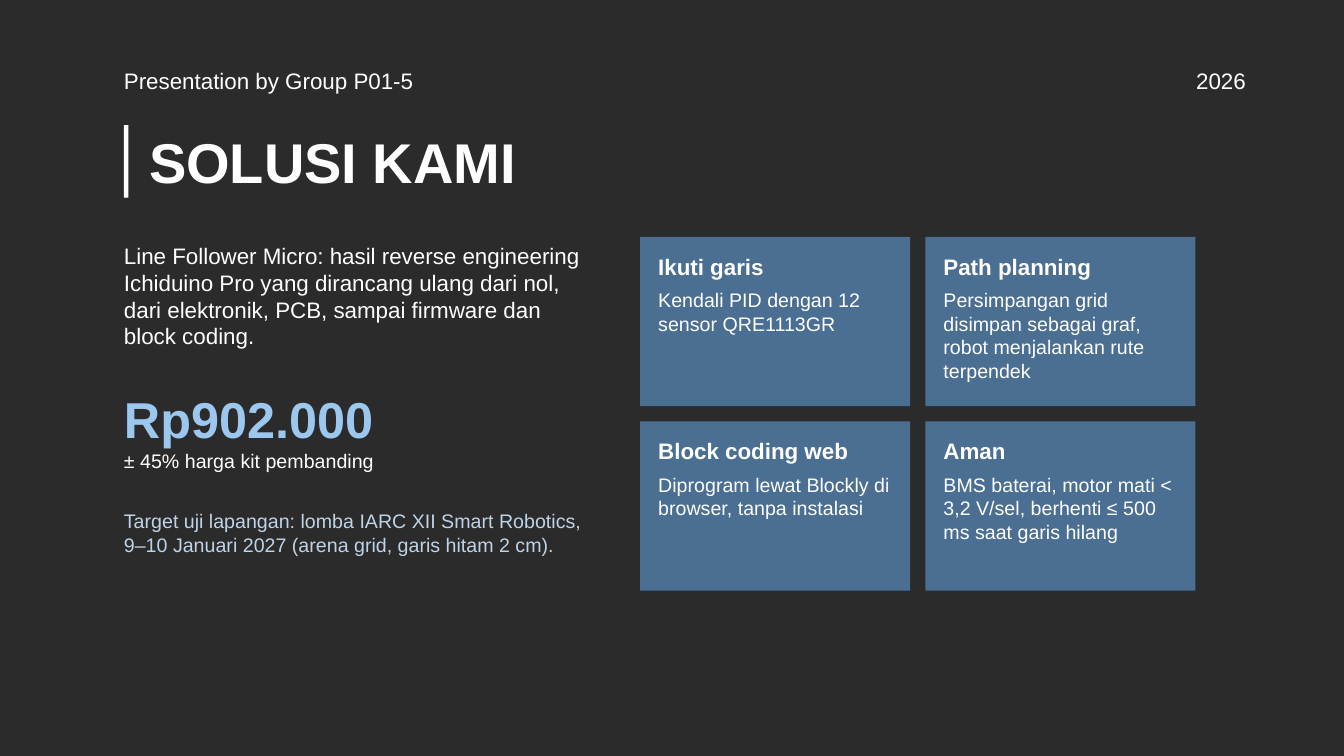
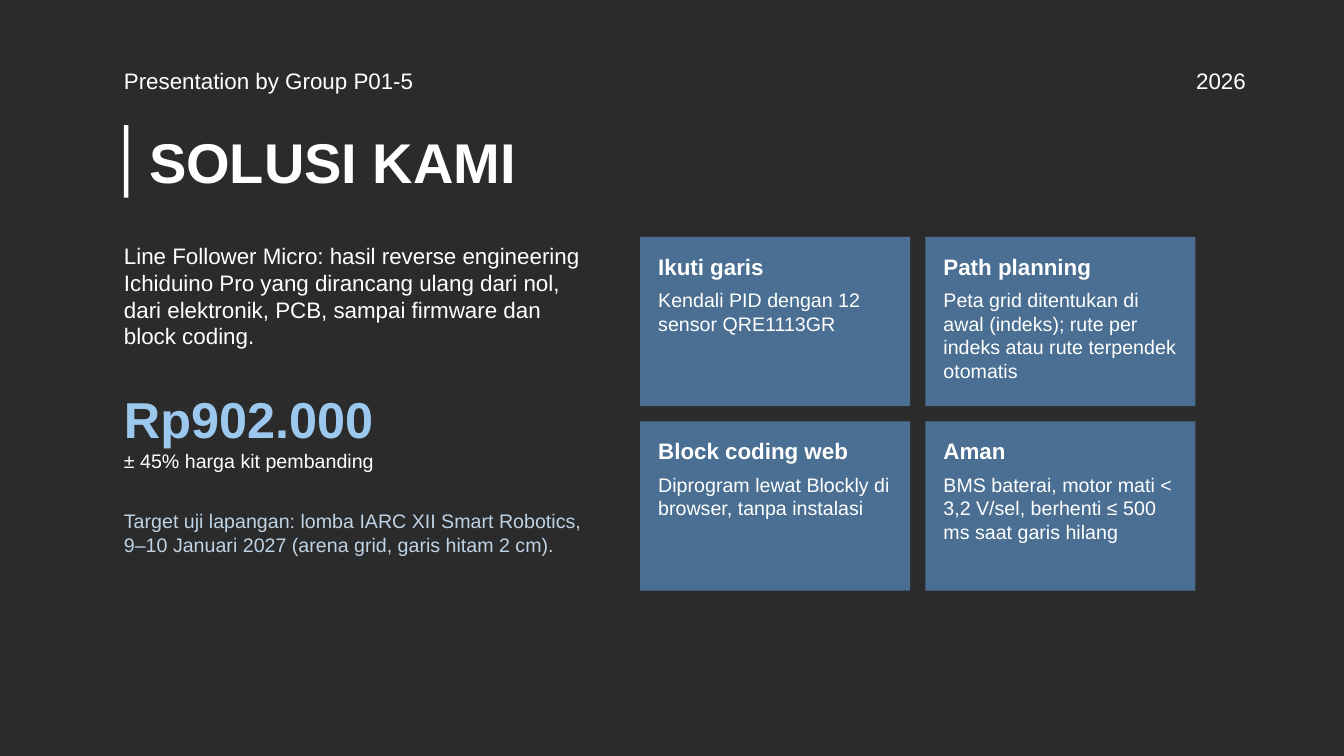
Before and after one commit to Mervs111/Line-Follower-Racer, a slide deck: slide 4 of docs/pitching-rab/LFM_Pitching_RAB_P01-5.pptx. Drawn at 1344x756 pixels with LibreOffice and Linux fonts; fonts in the diff are those of the drawing; background and template pictures are left out; a plain dark background stands for a picture behind light text. Boxes give left, top, right and bottom in pixels: in the first picture for what was removed or moved away, otherwise in the second. Text is boxed around its words. In the diff, an @@ line names an element or a change of style, - is before the commit and + after.

```diff
--- a/docs/pitching-rab/LFM_Pitching_RAB_P01-5.pptx
+++ b/docs/pitching-rab/LFM_Pitching_RAB_P01-5.pptx
@@ text at bbox=[943, 293, 1176, 378]: text changed @@
-Persimpangan grid disimpan sebagai graf, robot menjalankan rute terpendek
+Peta grid ditentukan di awal (indeks); rute per indeks atau rute terpendek otomatis
```
Also in this commit, not shown: 3 other slides changed, 8 other files.
